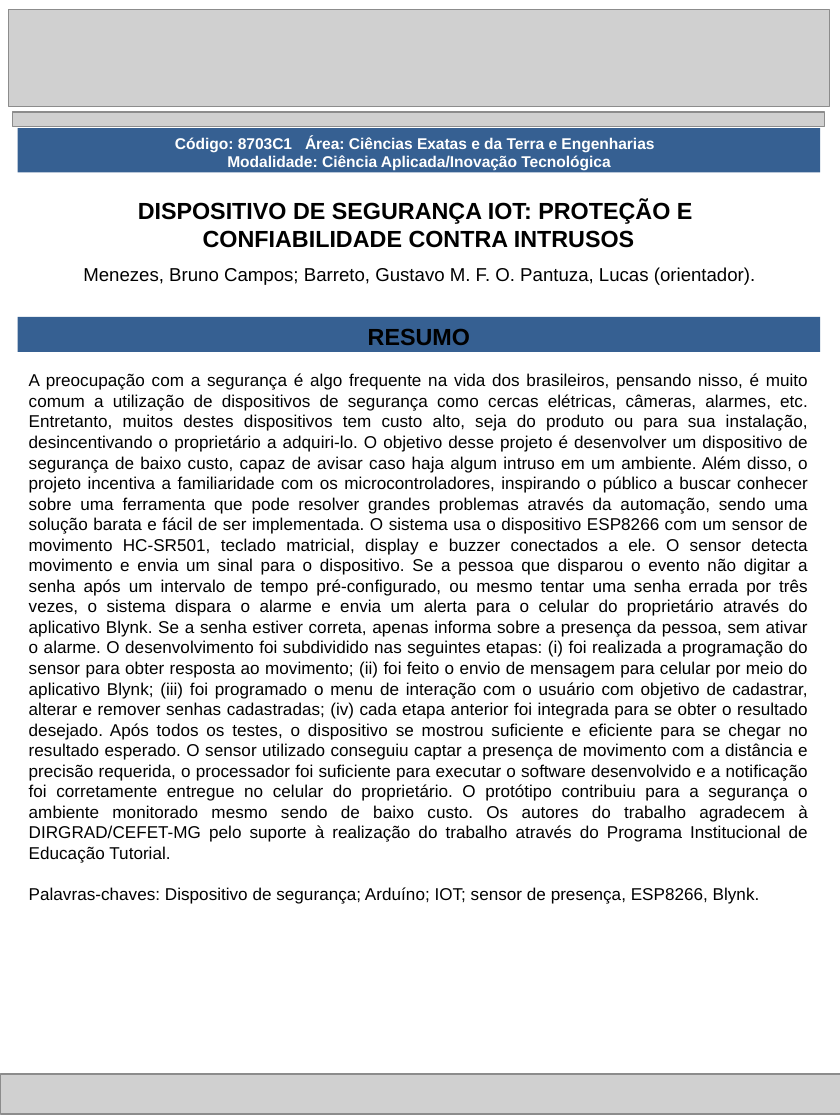
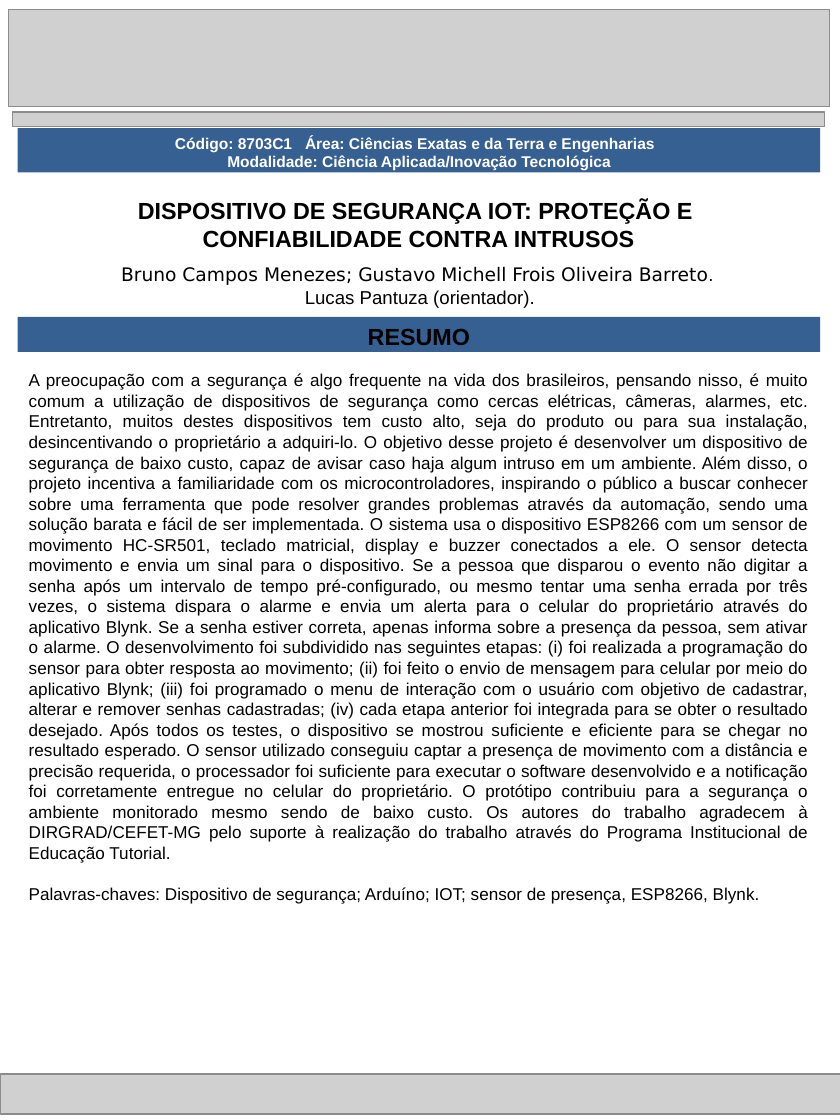
Before and after one commit to brun0mnz/iot, a slide deck: slide 1 of PROJETO alarme meta - Gustavo_Bruno/Template-Resumo-Informativo-META-2023.pptx. Drawn at 840x1120 pixels with LibreOffice and Linux fonts; fonts in the diff are those of the drawing; grey boxes stand for pictures. Boxes give left, top, right and bottom in pixels: in the first picture for what was removed or moved away, otherwise in the second. Text is boxed around its words. In the diff, an @@ line names an element or a change of style, - is before the commit and + after.

```diff
--- a/PROJETO alarme meta - Gustavo_Bruno/Template-Resumo-Informativo-META-2023.pptx
+++ b/PROJETO alarme meta - Gustavo_Bruno/Template-Resumo-Informativo-META-2023.pptx
@@ text at bbox=[121, 267, 714, 308]: text changed; font Arial to DejaVu Sans @@
-Menezes, Bruno Campos; Barreto, Gustavo M. F. O. Pantuza, Lucas (orientador).
+Bruno Campos Menezes; Gustavo Michell Frois Oliveira Barreto.
+Lucas Pantuza (orientador).
```
Also in this commit, not shown: 1 other file.
